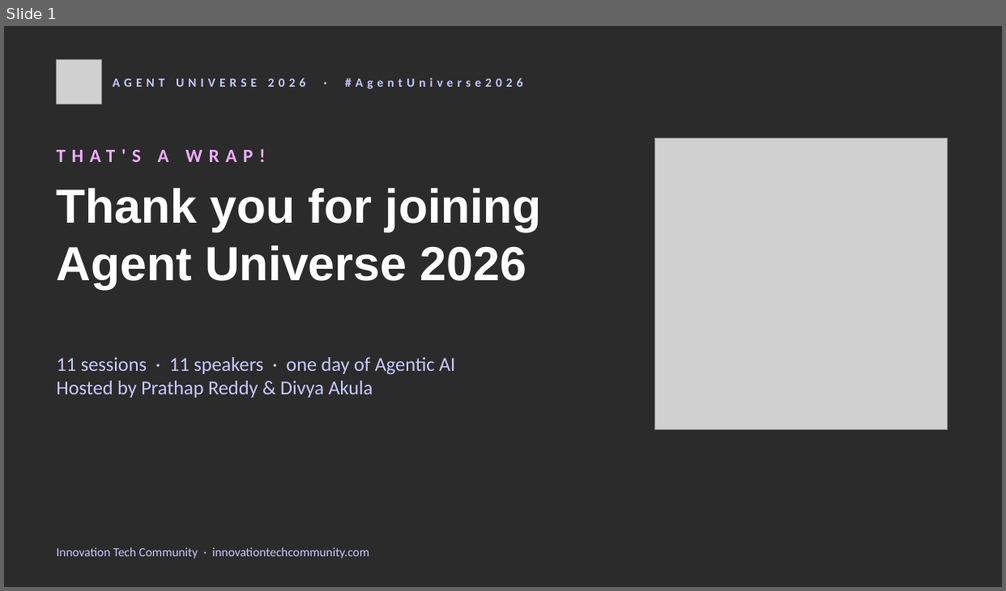
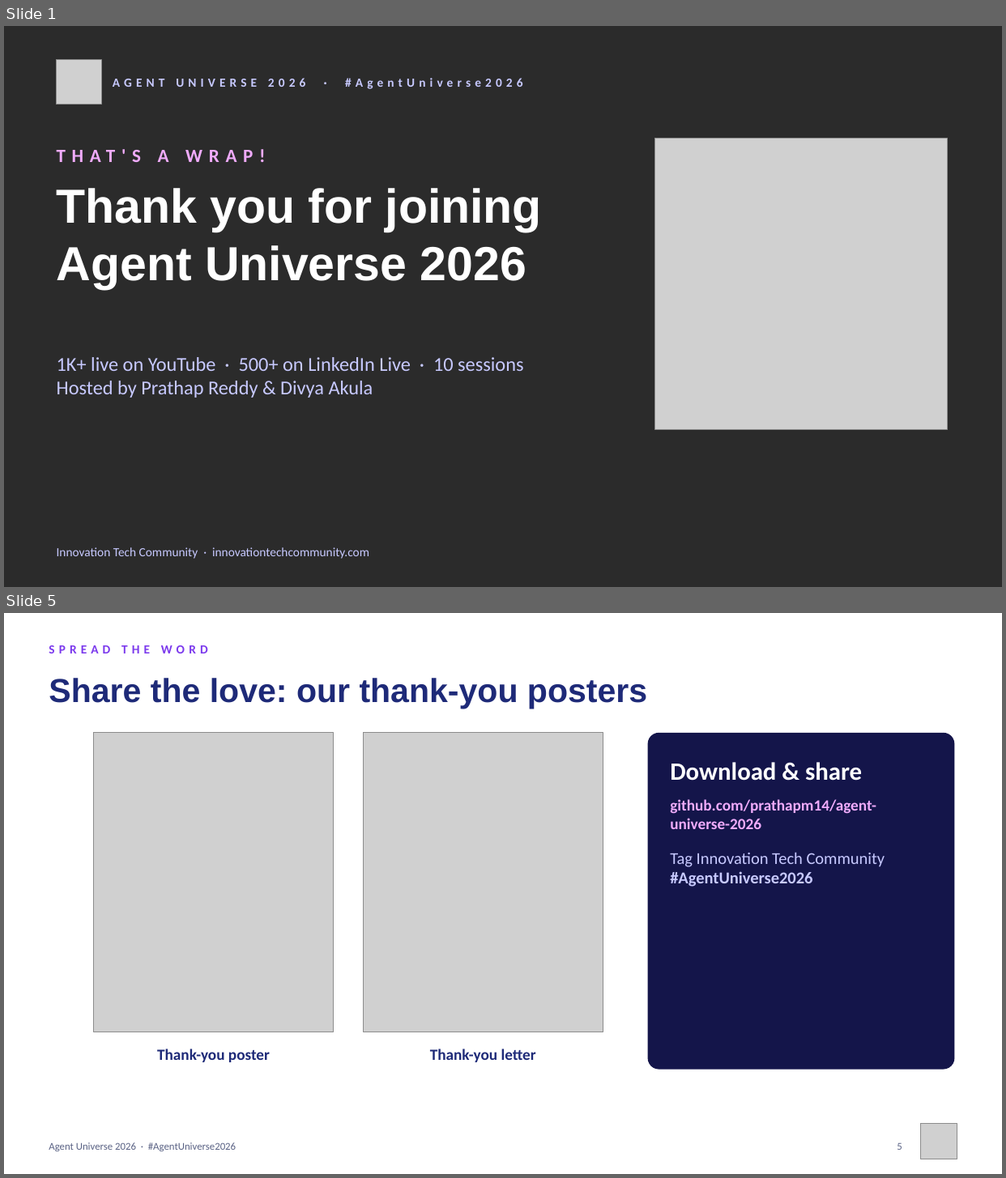
Before and after one commit to prathapm14/agent-universe-2026, a slide deck: slides/agent-universe-2026-closing.pptx. Shown one above the other, each under a label of ours: slide 1 before the commit, slides 1 and 5 after it; the slides between them are not shown. The pictures are 1006x591 and 1006x1178 pixels, drawn with LibreOffice and Linux fonts; fonts in the diff are those of the drawing; grey boxes stand for pictures; background and template pictures are left out; a plain dark background stands for a picture behind light text. Boxes give left, top, right and bottom in pixels: in the first picture for what was removed or moved away, otherwise in the second. Text is boxed around its words. In the diff, an @@ line names an element or a change of style, - is before the commit and + after.

```diff
--- a/slides/agent-universe-2026-closing.pptx
+++ b/slides/agent-universe-2026-closing.pptx
@@ slide 5 added at <box>4,613,1002,1174</box>, background picture (left out) @@
@@ text added at <box>49,645,208,653</box>, 12 pt, text #7C3AED, bold @@
+SPREAD THE WORD
@@ text added at <box>49,678,647,709</box>, 32 pt, text #1E2A78, bold @@
+Share the love: our thank-you posters
@@ picture added at <box>94,733,334,1033</box> @@
@@ picture added at <box>364,733,603,1033</box> @@
@@ rounded rectangle added at <box>648,733,955,1070</box>, fill #14154A @@
@@ text added at <box>670,762,885,887</box>, 16 pt, text #C7C9FF, bold @@
+Download & share
+github.com/prathapm14/agent-universe-2026
+Tag Innovation Tech Community
+#AgentUniverse2026
@@ text added at <box>157,1049,270,1063</box>, 15 pt, text #1E2A78, bold @@
+Thank-you poster
@@ text added at <box>430,1049,536,1063</box>, 15 pt, text #1E2A78, bold @@
+Thank-you letter
@@ text added at <box>49,1143,236,1152</box>, 10 pt, text #5B6385 @@
+Agent Universe 2026 · #AgentUniverse2026
@@ text added at <box>897,1144,901,1150</box>, 10 pt, text #5B6385 @@
+5
@@ picture added at <box>921,1123,957,1160</box> @@
@@ slide 1 changed as well @@
@@ text at <box>57,357,523,371</box>: text changed @@
-11 sessions · 11 speakers · one day of Agentic AI
+1K+ live on YouTube · 500+ on LinkedIn Live · 10 sessions
```
Also in this commit, not shown: 5 other slides changed, 1 other slide added, 1 other file.
